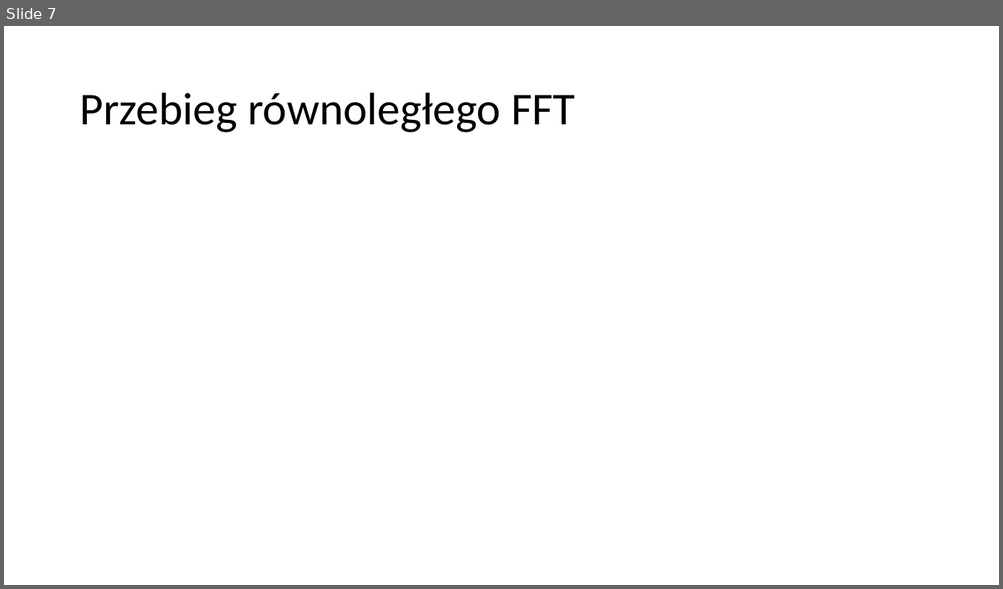
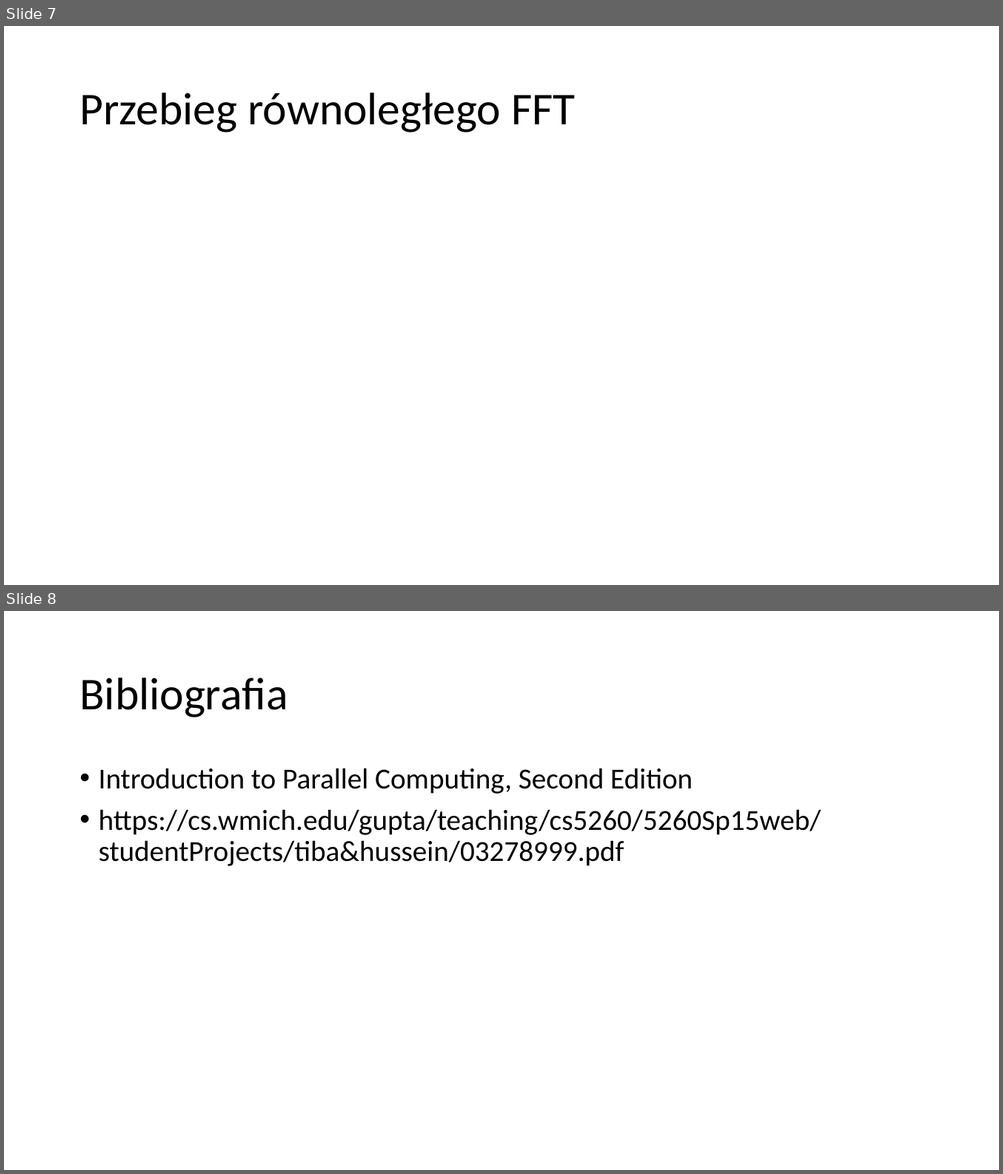
Before and after one commit to mszlachetka/mpi_fft, a slide deck: fft_prezentacja.pptx. Shown one above the other, each under a label of ours: slide 7 before the commit, slides 7 and 8 after it. The pictures are 1003x589 and 1003x1174 pixels, drawn with LibreOffice and Linux fonts; fonts in the diff are those of the drawing; grey boxes stand for pictures. Boxes give left, top, right and bottom in pixels: in the first picture for what was removed or moved away, otherwise in the second. Text is boxed around its words. In the diff, an @@ line names an element or a change of style, - is before the commit and + after.

Commit message:
bibliografia dodana

```diff
--- a/fft_prezentacja.pptx
+++ b/fft_prezentacja.pptx
@@ slide 8 added at (4, 611, 999, 1170), background #FFFFFF @@
@@ title added at (79, 678, 287, 718), 44 pt, text #000000 @@
+Bibliografia
@@ text added at (99, 768, 821, 866), 28 pt, text #000000 @@
+• Introduction to Parallel Computing, Second Edition
+• https://cs.wmich.edu/gupta/teaching/cs5260/5260Sp15web/studentProjects/tiba&hussein/03278999.pdf
```
Also in this commit, not shown: 1 slide changed.
